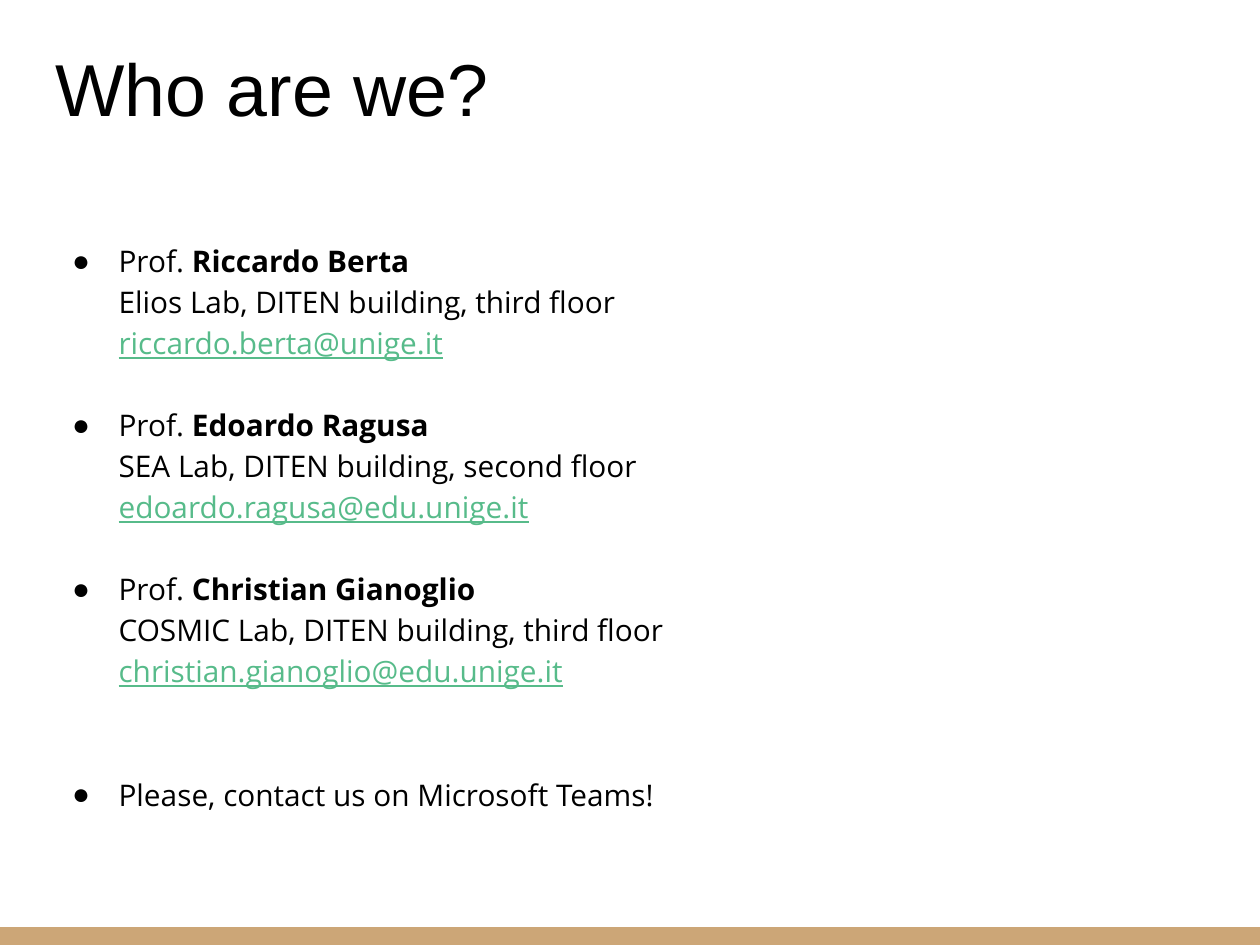
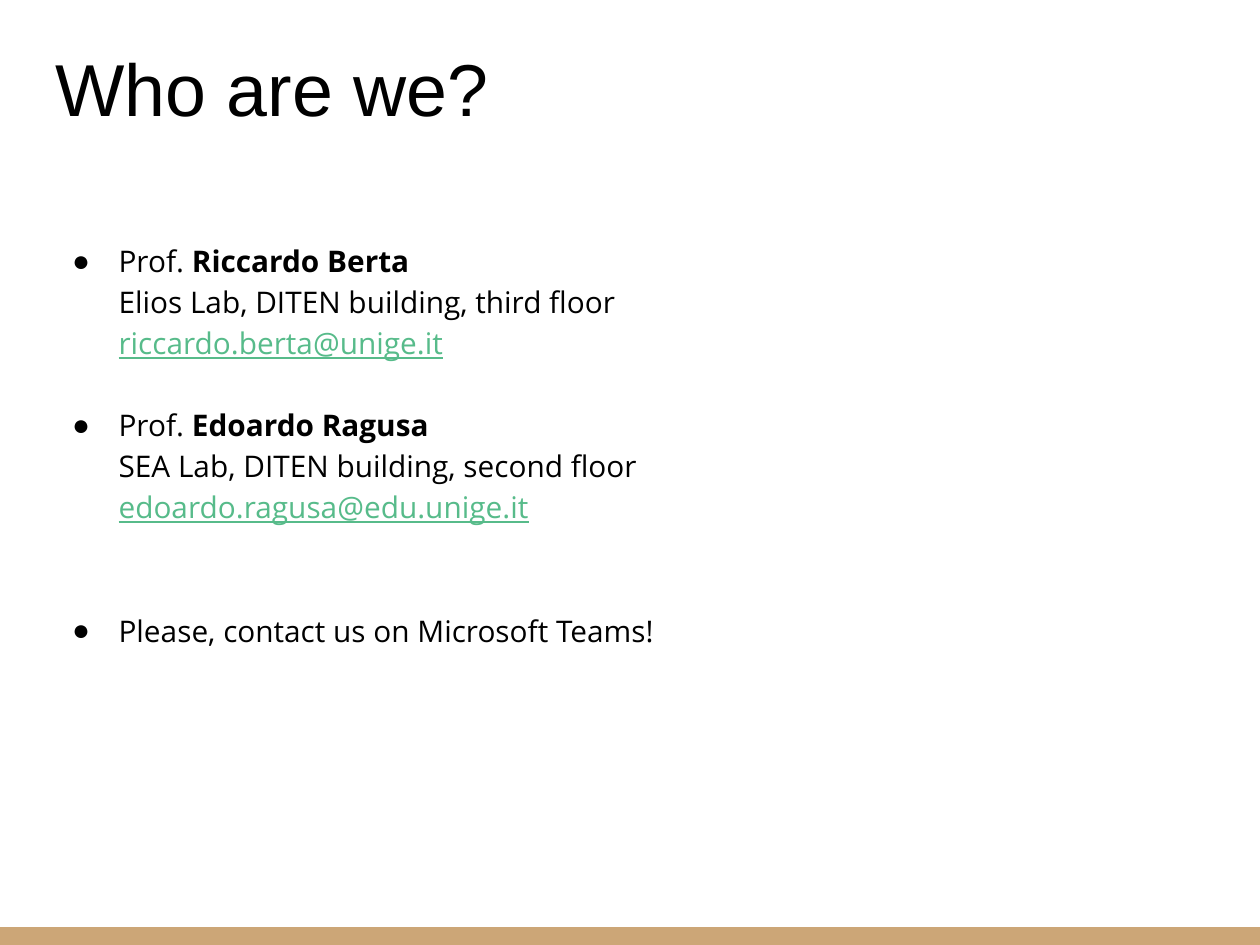
Before and after one commit to riccardoberta/esd, a slide deck: slide 2 of 00 - Introduction.pptx. Drawn at 1260x945 pixels with LibreOffice and Linux fonts; fonts in the diff are those of the drawing. Boxes give left, top, right and bottom in pixels: in the first picture for what was removed or moved away, otherwise in the second. Text is boxed around its words. In the diff, an @@ line names an element or a change of style, - is before the commit and + after.

```diff
--- a/00 - Introduction.pptx
+++ b/00 - Introduction.pptx
@@ text at [119, 577, 663, 689]: paragraph removed @@
-● Prof. Christian Gianoglio
-  COSMIC Lab, DITEN building, third floor
-  christian.gianoglio@edu.unige.it
```
Also in this commit, not shown: 20 other files.
